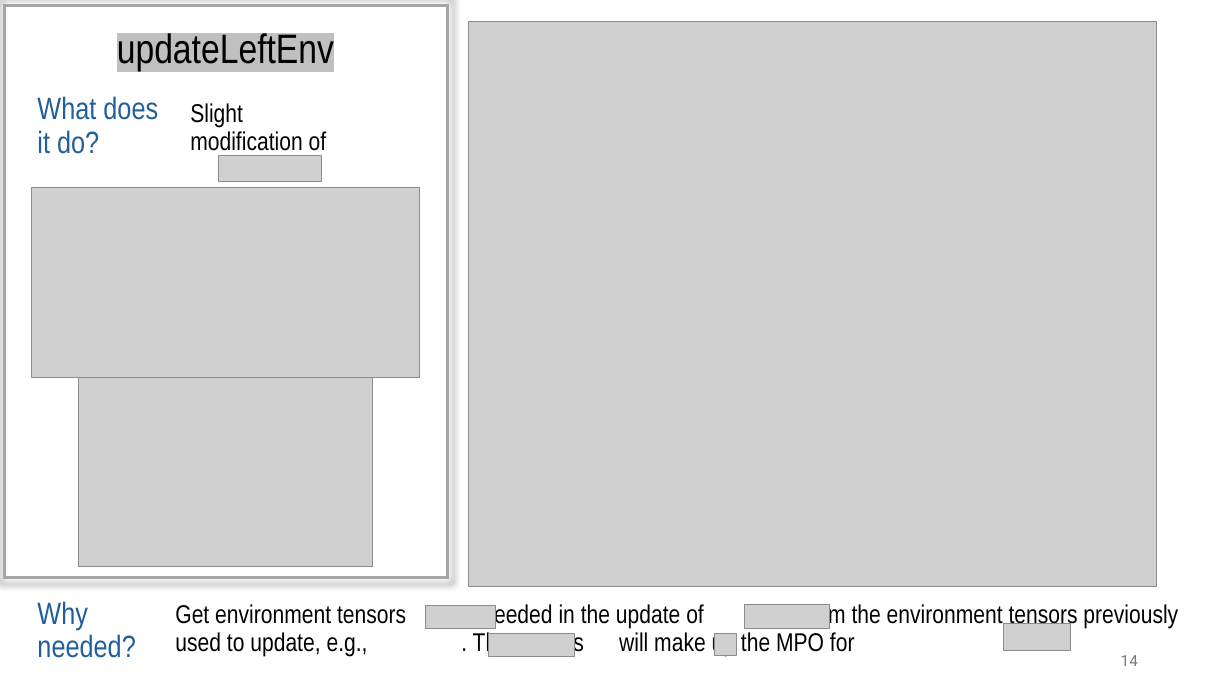
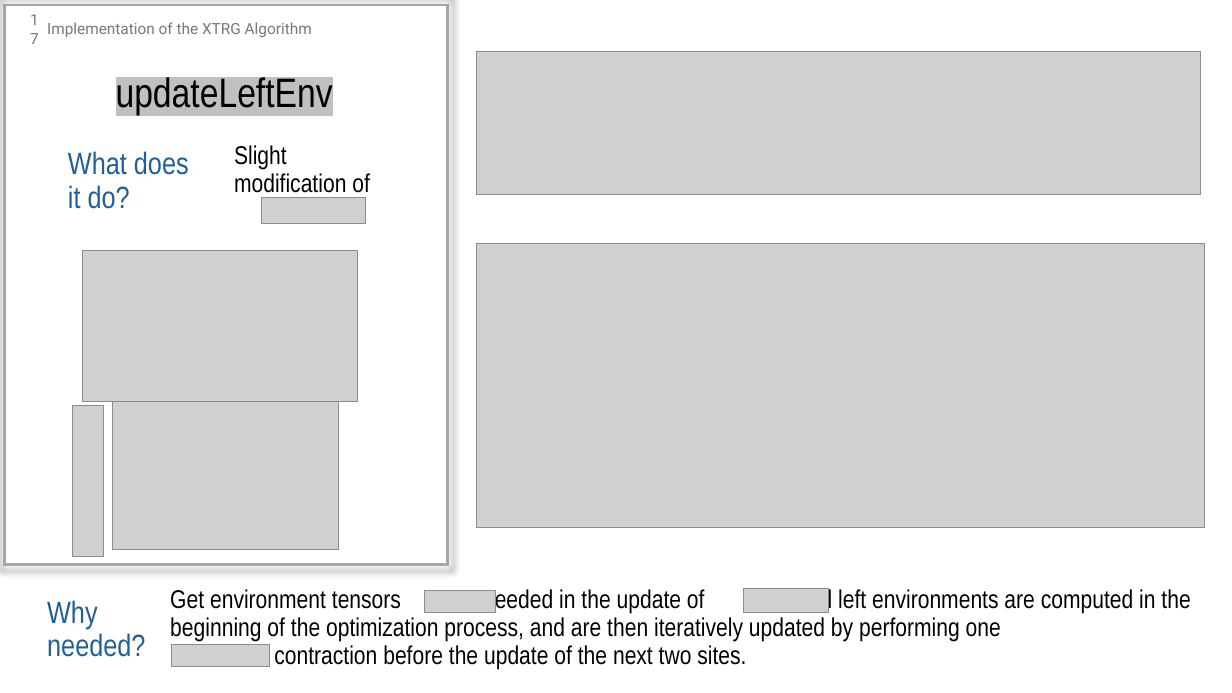
Before and after one commit to MrHighsenberg/XTRG-Algorithm, a slide deck: slide 17 of presentation/Term_Project_XTRG_Presentation.pptx (slide 14 before the commit). Drawn at 1232x693 pixels with LibreOffice and Linux fonts; fonts in the diff are those of the drawing; grey boxes stand for pictures. Boxes give left, top, right and bottom in pixels: in the first picture for what was removed or moved away, otherwise in the second. Text is boxed around its words. In the diff, an @@ line names an element or a change of style, - is before the commit and + after.

Commit message:
Updated presentation

```diff
--- a/presentation/Term_Project_XTRG_Presentation.pptx
+++ b/presentation/Term_Project_XTRG_Presentation.pptx
@@ rectangle resized from (x1=5, y1=6, x2=448, y2=578) to (x1=5, y1=6, x2=448, y2=566) @@
@@ page number added at (x1=12, y1=10, x2=48, y2=47), 12 pt, text #797979 @@
+17
@@ text added at (x1=47, y1=22, x2=312, y2=37), 12 pt, text #797979 @@
+Implementation of the XTRG Algorithm
@@ picture removed at (x1=469, y1=22, x2=1157, y2=587) @@
@@ picture added at (x1=477, y1=51, x2=1202, y2=194) @@
@@ text "updateLeftEnv" moved from (x1=117, y1=30, x2=334, y2=71) to (x1=116, y1=73, x2=333, y2=114) @@
@@ text "What does it do?" moved from (x1=37, y1=96, x2=158, y2=154) to (x1=68, y1=151, x2=189, y2=209) @@
@@ text at (x1=234, y1=145, x2=370, y2=198): text changed @@
-Slight modification of :
+Slight modification of
@@ picture moved from (x1=218, y1=156, x2=322, y2=182) to (x1=262, y1=198, x2=366, y2=224) @@
@@ picture resized from (x1=31, y1=187, x2=419, y2=377) to (x1=83, y1=251, x2=359, y2=402) @@
@@ picture added at (x1=477, y1=243, x2=1205, y2=528) @@
@@ picture added at (x1=73, y1=406, x2=104, y2=556) @@
@@ picture resized from (x1=79, y1=372, x2=372, y2=566) to (x1=113, y1=400, x2=339, y2=550) @@
@@ text "Why needed?" moved from (x1=37, y1=601, x2=135, y2=658) to (x1=47, y1=600, x2=145, y2=657) @@
@@ text at (x1=170, y1=587, x2=1190, y2=669): text changed @@
-Get environment tensors needed in the update of from the environment tensors previously used to update, e.g., . The tensors will make up the MPO for
+Get environment tensors needed in the update of . All left environments are computed in the beginning of the optimization process, and are then iteratively updated by performing one
+contraction before the update of the next two sites.
@@ picture moved from (x1=426, y1=606, x2=496, y2=628) to (x1=425, y1=591, x2=495, y2=613) @@
@@ picture moved from (x1=744, y1=604, x2=829, y2=628) to (x1=743, y1=589, x2=828, y2=613) @@
@@ picture removed at (x1=1004, y1=624, x2=1070, y2=651) @@
@@ picture added at (x1=171, y1=645, x2=269, y2=666) @@
@@ picture removed at (x1=489, y1=633, x2=575, y2=656) @@
@@ picture removed at (x1=714, y1=634, x2=737, y2=656) @@
@@ page number removed at (x1=1121, y1=655, x2=1138, y2=666) @@
-14
```
Also in this commit, not shown: 22 other slides changed, 5 slides added, 2 slides removed, 7 other files.
